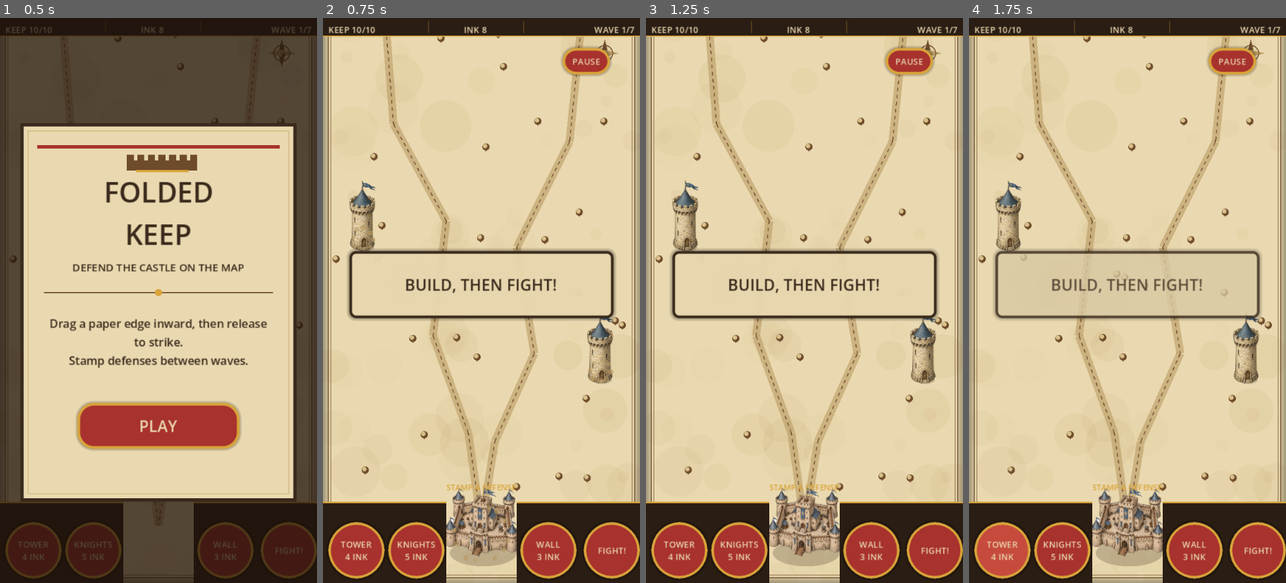
Above: before the commit, frames 1-4 (left to right).
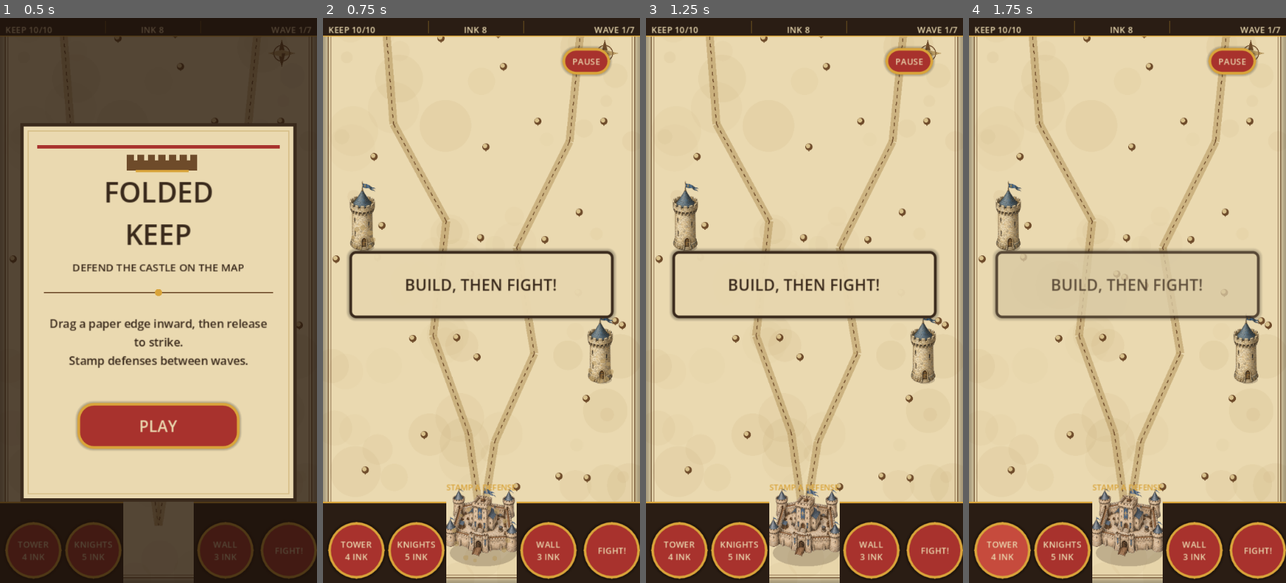
Above: after the commit, the same moments.

Repository: vortechU/folded-keep
Game: Godot game, scene res://scenes/main.tscn
Two runs of this game, one before a commit and one after it. Both use one fixed random seed, a clock stepped at 60 frames per second and the inputs below.
Inputs:
- Up to frame 1 (0.5 s): no input
- Up to frame 2 (0.75 s): click "PLAY" at 0.5 s
- Up to frame 3 (1.25 s): no input
- Up to frame 4 (1.75 s): click "TOWER 4 INK" at 1.25 s

Frame 1 is identical in both runs. In frame 2, 0.2% of the frame differs, in the area x 8-92%, y 28-96%; in frame 3, 0.3%; in frame 4, 0.3%.

Commit message:
Painted sprites for wall, barracks, grunt, runner, brute, knight; units bob, waddle and face their walking direction; source art kept out of the build
Co-Authored-By: Claude Opus 5.5 <noreply@anthropic.com>

Diff:
--- a/scripts/buildings/building.gd
+++ b/scripts/buildings/building.gd
@@ -85,14 +85,22 @@
 	var h := size * 0.5
 	var tex := sprite_for(kind)
 	if tex:
+		var w: float = SPRITE_WIDTH.get(kind, size.x)
+		var s := tex.get_size() * (w / tex.get_size().x)
+		if kind == "wall":
+			# walls lie across the road (rotated), so the sprite is centered on the footprint
+			draw_rect(Rect2(-s * 0.5 + Vector2(1.5, 2.5), s), Color(Palette.INK, 0.22))
+			draw_texture_rect(tex, Rect2(-s * 0.5, s), false)
+			_draw_cracks(h)
+			return
 		# soft ink shadow so stone doesn't melt into the parchment, then the sprite standing on
 		# the bottom of its footprint
 		draw_set_transform(Vector2(2, h.y - 1), 0.0, Vector2(1.0, 0.4))
 		draw_circle(Vector2.ZERO, maxf(size.x, size.y) * 0.5, Color(Palette.INK, 0.24))
 		draw_set_transform(Vector2.ZERO)
-		var w: float = SPRITE_WIDTH.get(kind, size.x)
-		var s := tex.get_size() * (w / tex.get_size().x)
 		draw_texture_rect(tex, Rect2(Vector2(-s.x * 0.5, h.y + 3.0 - s.y), s), false)
+		if kind == "barracks":
+			_draw_squad_pips(h)
 		return
 	draw_rect(Rect2(-h + Vector2(2, 3), size), Color(0, 0, 0, 0.12))
 	match kind:
@@ -106,10 +114,7 @@
 			draw_rect(Rect2(1, -h.y - 14, 8, 5), Palette.BLUE)
 		"wall":
 			_block(Rect2(-h, size))
-			if max_hp > 0:
-				for i in max_hp - hp:
-					var x := -h.x + 4.0 + i * (size.x - 8.0) / max_hp
-					draw_line(Vector2(x, -h.y + 1), Vector2(x + 2, h.y - 1), Palette.PARCHMENT, 1.0)
+			_draw_cracks(h)
 		"barracks":
 			# a long hall with a pitched roof and a banner
 			draw_rect(Rect2(-h, size), Palette.INK)
@@ -121,8 +126,7 @@
 			draw_rect(Rect2(-3, h.y - 7, 6, 7), Palette.INK)
 			draw_line(Vector2(h.x - 3, -h.y), Vector2(h.x - 3, -h.y - 12), Palette.INK, 1.0)
 			draw_rect(Rect2(h.x - 2, -h.y - 12, 6, 4), Palette.BLUE_LIGHT)
-			for i in squad.size():
-				draw_circle(Vector2(-h.x + 5 + i * 5, h.y + 3), 1.5, Palette.BLUE)
+			_draw_squad_pips(h)
 		_:
 			draw_circle(Vector2.ZERO, h.x, Palette.INK)
 			draw_circle(Vector2.ZERO, h.x - 1.5, Palette.BLUE)
@@ -138,3 +142,19 @@
 	while x < r.end.x - 3.0:
 		draw_rect(Rect2(x, r.position.y - 3.0, 4, 4), Palette.INK)
 		x += 7.0
+
+
+## Damage shows as ink cracks across the wall.
+func _draw_cracks(h: Vector2) -> void:
+	if max_hp <= 0:
+		return
+	for i in max_hp - hp:
+		var x := -h.x + 4.0 + i * (size.x - 8.0) / max_hp
+		draw_polyline(PackedVector2Array([Vector2(x, -h.y), Vector2(x + 2, 0), Vector2(x, h.y)]), Palette.INK, 1.0)
+
+
+## One dot per living knight under the barracks.
+func _draw_squad_pips(h: Vector2) -> void:
+	for i in squad.size():
+		draw_circle(Vector2(-h.x + 5 + i * 5, h.y + 5), 1.8, Palette.INK)
+		draw_circle(Vector2(-h.x + 5 + i * 5, h.y + 5), 1.2, Palette.BLUE_LIGHT)
--- a/scripts/units/unit.gd
+++ b/scripts/units/unit.gd
@@ -17,6 +17,13 @@
 	"ram": {"speed": 7.0, "slaps": 99, "slap_immune": true, "size": 2.2, "crushes": 3, "hp": 9999, "hit": 3},
 }
 const ATTACK_INTERVAL := 1.0
+## Painted sprites (ART_BRIEF.md) and their on-map width in base pixels. Kinds without a file
+## fall back to the placeholder drawing.
+const SPRITES := {
+	"grunt": ["enemy_grunt", 14.0], "runner": ["enemy_runner", 17.0], "brute": ["enemy_brute", 22.0],
+	"ram": ["boss_siege_ram", 40.0], "knight": ["ally_knight", 15.0],
+}
+static var _textures := {}
 const MELEE := 9.0 ## knights engage within this distance
 const AGGRO := 48.0 ## knights chase enemies this close to their post
 const LEASH := 70.0 ## ...but never further than this from it
@@ -44,6 +51,8 @@
 var _size := 1.0
 var _attack_cd := 0.0
 var _flash := 0.0
+var _face := 1.0 ## 1 = facing right, -1 = mirrored
+var _last_x := 0.0
 
 
 ## Apply the stats of a kind from KINDS. Call before adding to the tree.
@@ -277,7 +286,22 @@
 	tw.tween_property(self, "rotation", 0.0, 0.3)
 
 
+static func sprite_for(k: String) -> Texture2D:
+	if not _textures.has(k):
+		var path := "res://assets/sprites/units/%s.png" % SPRITES[k][0] if SPRITES.has(k) else ""
+		_textures[k] = load(path) if path != "" and ResourceLoader.exists(path) else null
+	return _textures[k]
+
+
 func _draw() -> void:
+	var dx := position.x - _last_x
+	if absf(dx) > 0.05:
+		_face = signf(dx)
+	_last_x = position.x
+	var tex := sprite_for(kind)
+	if tex:
+		_draw_sprite(tex)
+		return
 	if kind == "ram":
 		_draw_ram()
 		return
@@ -313,6 +337,31 @@
 			draw_circle(Vector2(cos(a) * 6.0, -12.0 + sin(a) * 2.0), 1.0, Palette.GOLD)
 
 
+func _draw_sprite(tex: Texture2D) -> void:
+	var walking := stun <= 0.0
+	var w: float = SPRITES[kind][1]
+	var s := tex.get_size() * (w / tex.get_size().x)
+	var step := sin(_t * (5.0 if kind == "ram" else 9.0))
+	var bob := absf(step) * (1.0 if kind == "ram" else 1.5) if walking else 0.0
+	# shadow at the feet
+	draw_set_transform(Vector2(1, 2), 0.0, Vector2(1.0, 0.35))
+	draw_circle(Vector2.ZERO, w * 0.42, Color(Palette.INK, 0.25))
+	# waddle around the feet, mirrored to face the walking direction
+	var waddle := step * 0.07 if walking and kind != "ram" else 0.0
+	draw_set_transform(Vector2(0, 3 - bob), waddle, Vector2(_face, 1.0))
+	var mod := Color(2.2, 2.2, 2.2) if _flash > 0.0 else Color.WHITE
+	draw_texture_rect(tex, Rect2(Vector2(-s.x * 0.5, -s.y), s), false, mod)
+	draw_set_transform(Vector2.ZERO)
+	if kind == "ram":
+		for i in crushes_to_kill:
+			draw_circle(Vector2(-5 + i * 5, -s.y - 4), 2.0, Palette.INK)
+			draw_circle(Vector2(-5 + i * 5, -s.y - 4), 1.2, Palette.RED_LIGHT)
+	if not walking:
+		for i in 3:
+			var a := _t * 6.0 + i * TAU / 3.0
+			draw_circle(Vector2(cos(a) * w * 0.45, -s.y - 1.0 + sin(a) * 2.0), 1.1, Palette.GOLD)
+
+
 func _draw_ram() -> void:
 	var walking := stun <= 0.0
 	var bob := absf(sin(_t * 5.0)) * 1.0 if walking else 0.0
Binary file added: assets/_src/enemy_grunt_pixel_old.png
Binary file added: assets/_src/enemy_grunt_sheet_pixel_old.png
Binary file added: assets/_src/keep_stylized_test.png
Binary file added: assets/_src/pixel_old/parchment_tile.png
Binary file added: assets/_src/pixel_old/parchment_tiled_test.png
Binary file added: assets/sprites/buildings/barracks.png
Not shown, changed: assets/sprites/buildings/barracks.png.import
Binary file changed: assets/sprites/buildings/keep.png
Binary file changed: assets/sprites/buildings/tower.png
Binary file added: assets/sprites/buildings/wall.png
Not shown, added: assets/sprites/buildings/wall.png.import
Not shown, added: assets/sprites/stylized/.gdignore
(and 17 more such lines)
